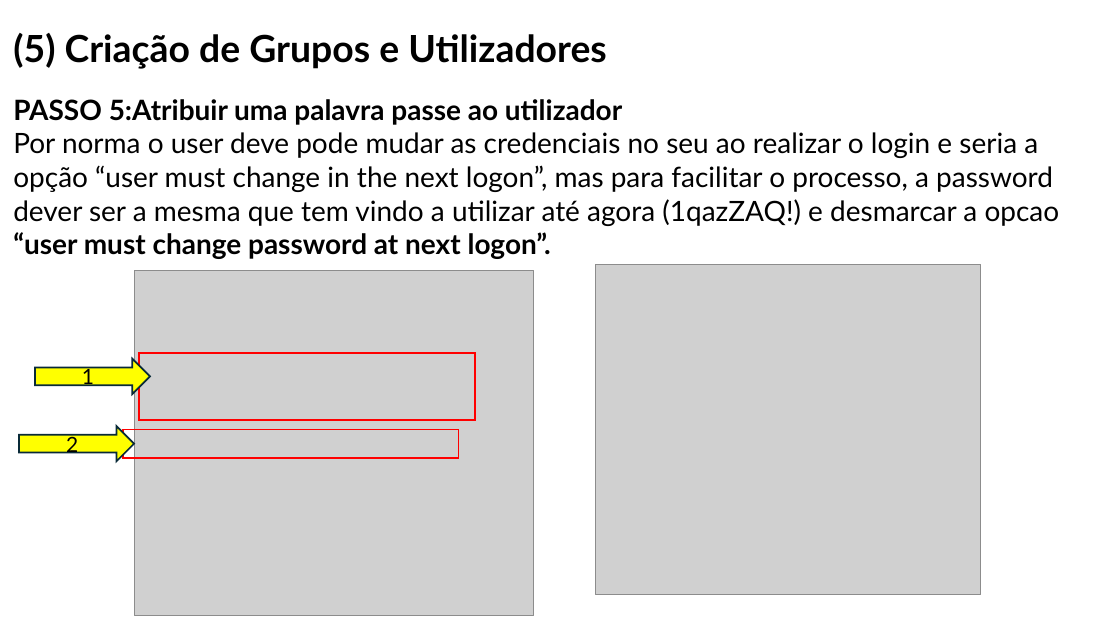
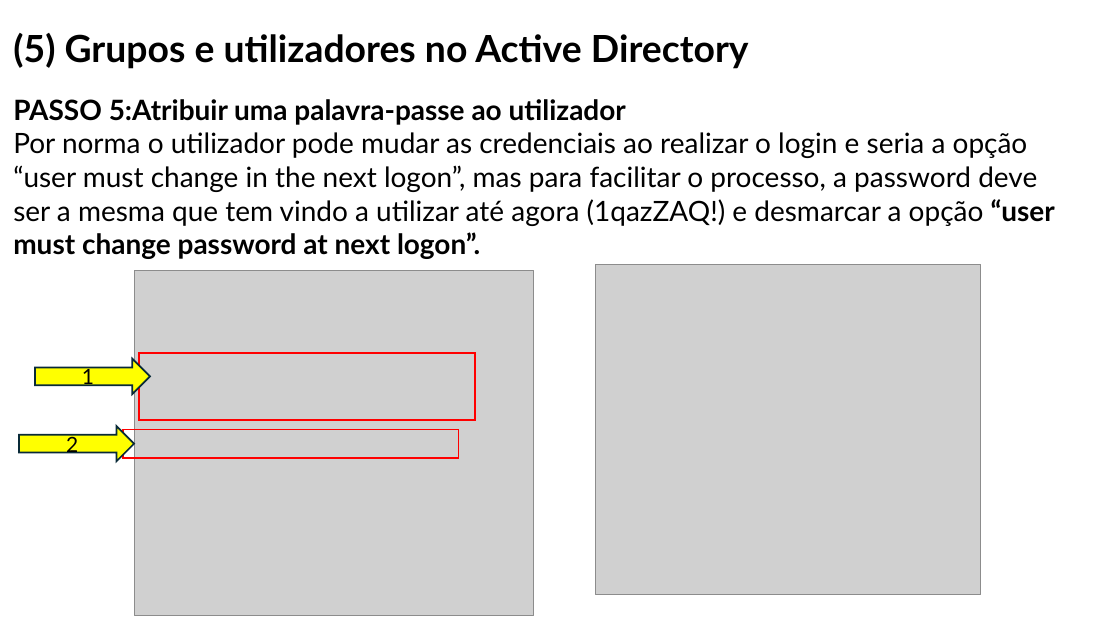
Before and after one commit to orlandonss/TrabalhoSR2, a slide deck: slide 18 of Apresentacoes_Workshop/WORKSHOP WINDOWS AD DS & LINUX SERVICES.pptx. Drawn at 1120x630 pixels with LibreOffice and Linux fonts; fonts in the diff are those of the drawing; grey boxes stand for pictures. Boxes give left, top, right and bottom in pixels: in the first picture for what was removed or moved away, otherwise in the second. Text is boxed around its words. In the diff, an @@ line names an element or a change of style, - is before the commit and + after.

```diff
--- a/Apresentacoes_Workshop/WORKSHOP WINDOWS AD DS & LINUX SERVICES.pptx
+++ b/Apresentacoes_Workshop/WORKSHOP WINDOWS AD DS & LINUX SERVICES.pptx
@@ title at <box>13,33,749,69</box>: text changed @@
-(5) Criação de Grupos e Utilizadores
+(5) Grupos e utilizadores no Active Directory
@@ text at <box>13,99,1055,259</box>: text changed @@
-PASSO 5:Atribuir uma palavra passe ao utilizador
-Por norma o user deve pode mudar as credenciais no seu ao realizar o login e seria a opção “user must change in the next logon”, mas para facilitar o processo, a password dever ser a mesma que tem vindo a utilizar até agora (1qazZAQ!) e desmarcar a opcao “user must change password at next logon”.
+PASSO 5:Atribuir uma palavra-passe ao utilizador
+Por norma o utilizador pode mudar as credenciais ao realizar o login e seria a opção “user must change in the next logon”, mas para facilitar o processo, a password deve ser a mesma que tem vindo a utilizar até agora (1qazZAQ!) e desmarcar a opção “user must change password at next logon”.
```
Also in this commit, not shown: 34 other slides changed, 6 slides added, 9 slides removed, 2 other files.
